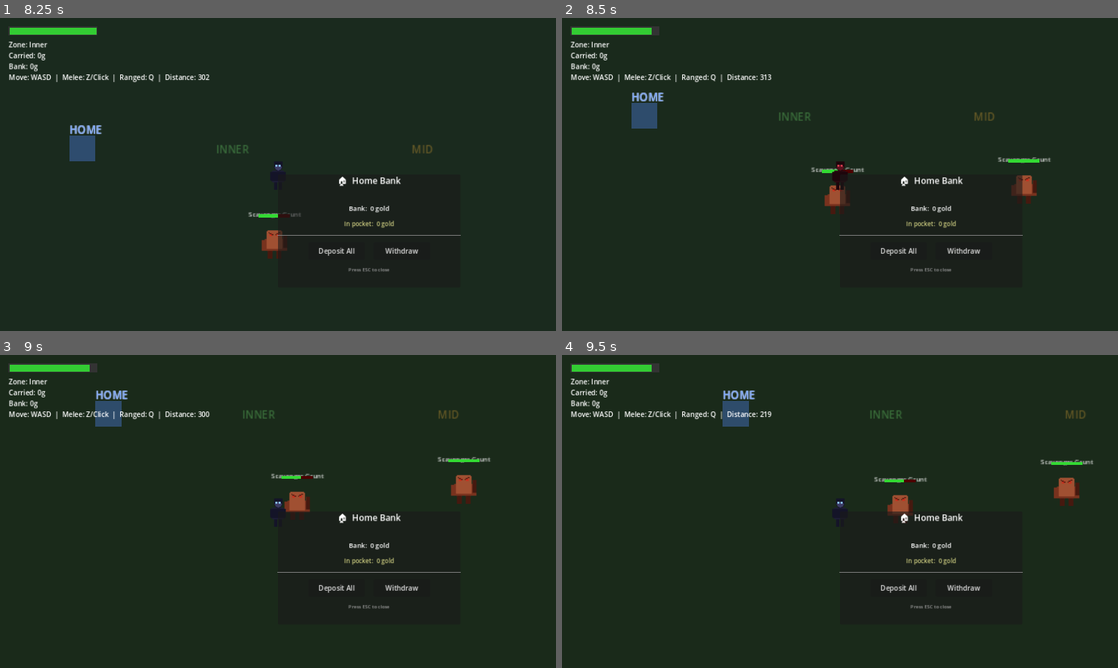
Above: before the commit, frames 1-4 (two rows, left to right).
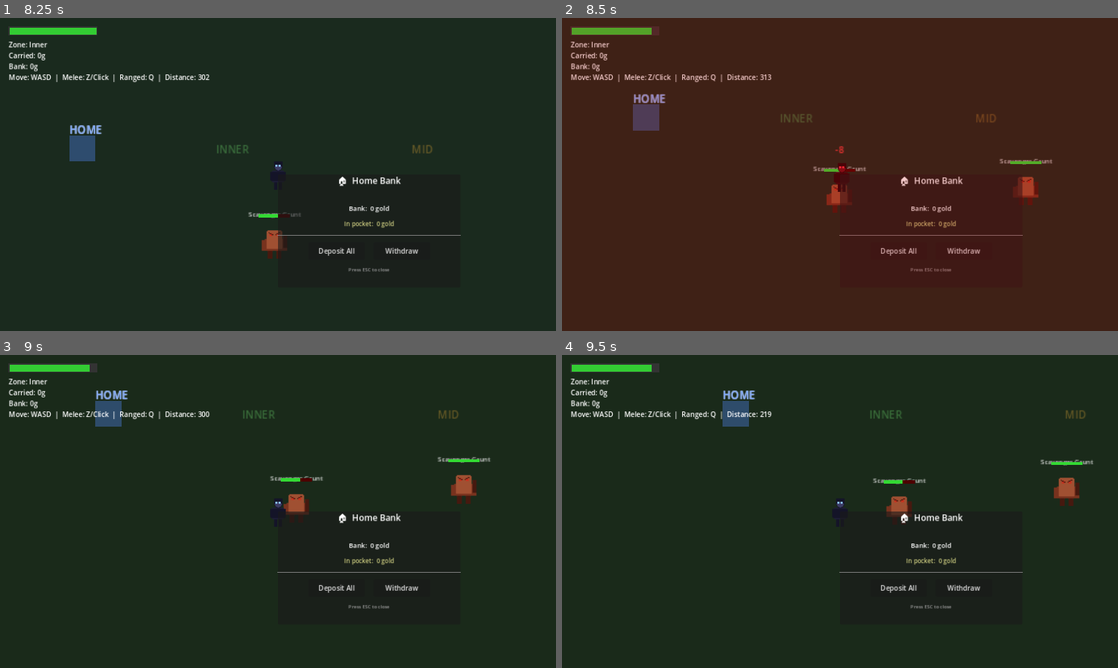
Above: after the commit, the same moments.

Repository: cbradshaw11/game-concept
Game: Godot game, scene res://scenes/world/world_scene.tscn
The game is run twice, just before and just after one commit, with the same random seed, the same clock (stepped at 60 frames per second) and the same inputs.
Inputs:
- Up to frame 1 (8.25 s): tap E (interact) at 0.5, 1.25, 4.25, 5, 5.1, 5.75, 7.25 s; hold Right (ui_right) 0.53-1.28 s; tap X (guard) at 0.6, 1.55, 2.3, 3.05, 3.8, 4.35, 5.3, 6.05, 6.8, 7.55 s; hold Down (ui_down) 1.28-2.03 s; tap Space (attack) at 1.35 s; hold Right (ui_right) 2.03-2.78 s; tap R (attack_magic) at 2.1 s; hold Up (ui_up) 2.78-3.53 s; tap Z (attack_melee) at 2.85 s; hold Left (ui_left) 3.53-5.03 s; tap Q (attack_ranged) at 3.6 s; hold Down (ui_down) 5.03-5.78 s; hold Right (ui_right) 5.78-6.53 s; tap 0 at 5.85 s; hold Up (ui_up) 6.53-7.28 s; tap 9 at 6.6 s; hold Right (ui_right) 7.28-8.03 s; tap Backspace at 7.35 s; hold Down (ui_down) from 8.03 s (still down); tap Enter at 8.1 s
- Up to frame 2 (8.5 s): keep holding Down (ui_down); tap X (guard) at 8.3 s
- Up to frame 3 (9 s): release Down (ui_down) at 8.78 s; hold Left (ui_left) from 8.78 s (still down); tap Keypad Enter at 8.85 s
- Up to frame 4 (9.5 s): keep holding Left (ui_left); tap X (guard) at 9.05 s

Frame 1 is identical in both runs. In frame 2, 100% of the frame differs, in the area x 0-100%, y 0-100%; in frame 3, 0.3%; in frame 4, 0.2%.

Commit message:
feat: sword sweep animation with blade+trail, enemy lunge on attack, player hit flash+shake+red overlay+damage number

Diff:
--- a/game/scenes/world/world_scene.gd
+++ b/game/scenes/world/world_scene.gd
@@ -95,46 +95,60 @@
 		attack_cooldown = 0.8
 
 func _do_melee_attack() -> void:
-	# Lunge player sprite forward toward nearest enemy
 	var nearest: Node2D = _get_nearest_enemy(120.0)
-	var lunge_dir := Vector2.RIGHT
+	var swing_dir := Vector2.RIGHT
 	if nearest != null:
-		lunge_dir = (nearest.position - player.position).normalized()
+		swing_dir = (nearest.position - player.position).normalized()
 	var origin: Vector2 = player.position
+
+	# Player lunge forward and back
 	var tw := create_tween()
-	tw.tween_property(player, "position", origin + lunge_dir * 18.0, 0.07)
-	tw.tween_property(player, "position", origin, 0.1)
-
-	# Sword shape — blade + guard drawn as Polygon2D, swings and fades
-	var sword := Polygon2D.new()
-	var perp := Vector2(-lunge_dir.y, lunge_dir.x)
-	var base: Vector2 = player.position + lunge_dir * 12.0
-	# Blade: long thin diamond pointing in lunge_dir
-	sword.polygon = PackedVector2Array([
-		base + perp * 4.0,                    # guard left
-		base - perp * 4.0,                    # guard right
-		base + lunge_dir * 44.0 + perp * 2.0, # blade mid-left
-		base + lunge_dir * 60.0,              # tip
-		base + lunge_dir * 44.0 - perp * 2.0  # blade mid-right
-	])
-	sword.color = Color(0.85, 0.92, 1.0, 0.95)  # steel blue-white
-	# Guard crosspiece
-	var guard := Polygon2D.new()
-	guard.polygon = PackedVector2Array([
-		base + perp * 10.0 - lunge_dir * 3.0,
-		base + perp * 10.0 + lunge_dir * 3.0,
-		base - perp * 10.0 + lunge_dir * 3.0,
-		base - perp * 10.0 - lunge_dir * 3.0,
-	])
-	guard.color = Color(0.7, 0.6, 0.3)  # gold guard
-	add_child(sword)
-	add_child(guard)
-	var arc_tw := create_tween()
-	arc_tw.tween_property(sword, "modulate:a", 0.0, 0.2)
-	arc_tw.parallel().tween_property(guard, "modulate:a", 0.0, 0.2)
-	arc_tw.tween_callback(func(): sword.queue_free(); guard.queue_free())
-
-	# Deal damage to enemies in range
+	tw.tween_property(player, "position", origin + swing_dir * 22.0, 0.06)
+	tw.tween_property(player, "position", origin, 0.12)
+
+	# Sword sweep — pivot Node2D that rotates, with blade as child Line2D
+	var pivot := Node2D.new()
+	pivot.position = player.position + swing_dir * 10.0
+	pivot.rotation = atan2(swing_dir.y, swing_dir.x) - deg_to_rad(50.0)
+	add_child(pivot)
+
+	# Blade
+	var blade := Line2D.new()
+	blade.width = 5.0
+	blade.default_color = Color(0.88, 0.94, 1.0)
+	blade.add_point(Vector2(8, 0))
+	blade.add_point(Vector2(54, 0))
+	pivot.add_child(blade)
+
+	# Guard (short crosspiece)
+	var guard := Line2D.new()
+	guard.width = 4.0
+	guard.default_color = Color(0.75, 0.62, 0.25)
+	guard.add_point(Vector2(6, -10))
+	guard.add_point(Vector2(6, 10))
+	pivot.add_child(guard)
+
+	# Sweep arc over 100 degrees then fade
+	var swing_tw := create_tween()
+	swing_tw.tween_property(pivot, "rotation", pivot.rotation + deg_to_rad(100.0), 0.15).set_ease(Tween.EASE_OUT)
+	swing_tw.tween_property(pivot, "modulate:a", 0.0, 0.08)
+	swing_tw.tween_callback(pivot.queue_free)
+
+	# Slash trail — faint white arc Line2D
+	var trail := Line2D.new()
+	trail.width = 18.0
+	trail.default_color = Color(1.0, 1.0, 0.85, 0.35)
+	var trail_origin: Vector2 = player.position + swing_dir * 30.0
+	var perp := Vector2(-swing_dir.y, swing_dir.x)
+	trail.add_point(trail_origin + perp * 28.0 - swing_dir * 10.0)
+	trail.add_point(trail_origin + swing_dir * 36.0)
+	trail.add_point(trail_origin - perp * 28.0 - swing_dir * 10.0)
+	add_child(trail)
+	var trail_tw := create_tween()
+	trail_tw.tween_property(trail, "modulate:a", 0.0, 0.18)
+	trail_tw.tween_callback(trail.queue_free)
+
+	# Deal damage
 	for enemy in enemies:
 		if not is_instance_valid(enemy) or not enemy.get_meta("alive", false):
 			continue
@@ -307,11 +321,50 @@
 				var dmg: int = enemy.get_meta("damage", 10)
 				player_health -= float(dmg)
 				damage_timers[key] = 1.0
-				# Flash player red
-				player.modulate = Color(1.5, 0.3, 0.3)
-				var tw := create_tween()
-				tw.tween_interval(0.15)
-				tw.tween_callback(func(): if is_instance_valid(player): player.modulate = Color.WHITE)
+
+				# Enemy lunge animation
+				var e_origin: Vector2 = enemy.position
+				var lunge_toward: Vector2 = (player.position - enemy.position).normalized() * 14.0
+				var e_tw := create_tween()
+				e_tw.tween_property(enemy, "position", e_origin + lunge_toward, 0.06)
+				e_tw.tween_property(enemy, "position", e_origin, 0.1)
+
+				# Player hit flash — full red modulate
+				player.modulate = Color(2.0, 0.2, 0.2)
+				var flash_tw := create_tween()
+				flash_tw.tween_property(player, "modulate", Color.WHITE, 0.25)
+
+				# Screen shake — offset camera
+				var cam: Camera2D = $Player/Camera2D
+				var shake_origin: Vector2 = cam.offset
+				var shake_tw := create_tween()
+				shake_tw.tween_property(cam, "offset", shake_origin + Vector2(randf_range(-8,8), randf_range(-6,6)), 0.04)
+				shake_tw.tween_property(cam, "offset", shake_origin, 0.1)
+
+				# Red damage flash overlay on screen
+				var overlay := ColorRect.new()
+				overlay.color = Color(0.8, 0.0, 0.0, 0.22)
+				overlay.set_anchors_and_offsets_preset(Control.PRESET_FULL_RECT)
+				overlay.mouse_filter = Control.MOUSE_FILTER_IGNORE
+				var ol_layer := CanvasLayer.new()
+				ol_layer.add_child(overlay)
+				add_child(ol_layer)
+				var ol_tw := create_tween()
+				ol_tw.tween_property(overlay, "color", Color(0.8, 0.0, 0.0, 0.0), 0.3)
+				ol_tw.tween_callback(func(): ol_layer.queue_free())
+
+				# Floating damage on player
+				var hit_lbl := Label.new()
+				hit_lbl.text = "-%d" % dmg
+				hit_lbl.position = player.position + Vector2(-10, -50)
+				hit_lbl.add_theme_color_override("font_color", Color(1.0, 0.25, 0.25))
+				hit_lbl.add_theme_font_size_override("font_size", 14)
+				add_child(hit_lbl)
+				var hl_tw := create_tween()
+				hl_tw.tween_property(hit_lbl, "position", hit_lbl.position + Vector2(0, -28), 0.5)
+				hl_tw.parallel().tween_property(hit_lbl, "modulate:a", 0.0, 0.5)
+				hl_tw.tween_callback(hit_lbl.queue_free)
+
 				if player_health <= 0.0:
 					_on_player_death()
 					return
